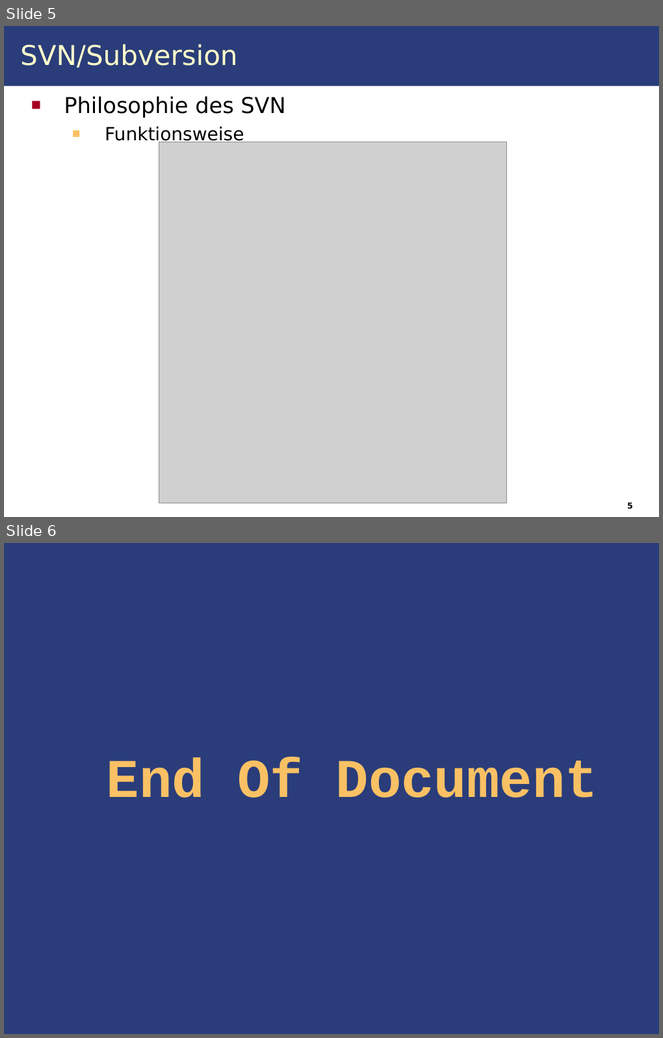
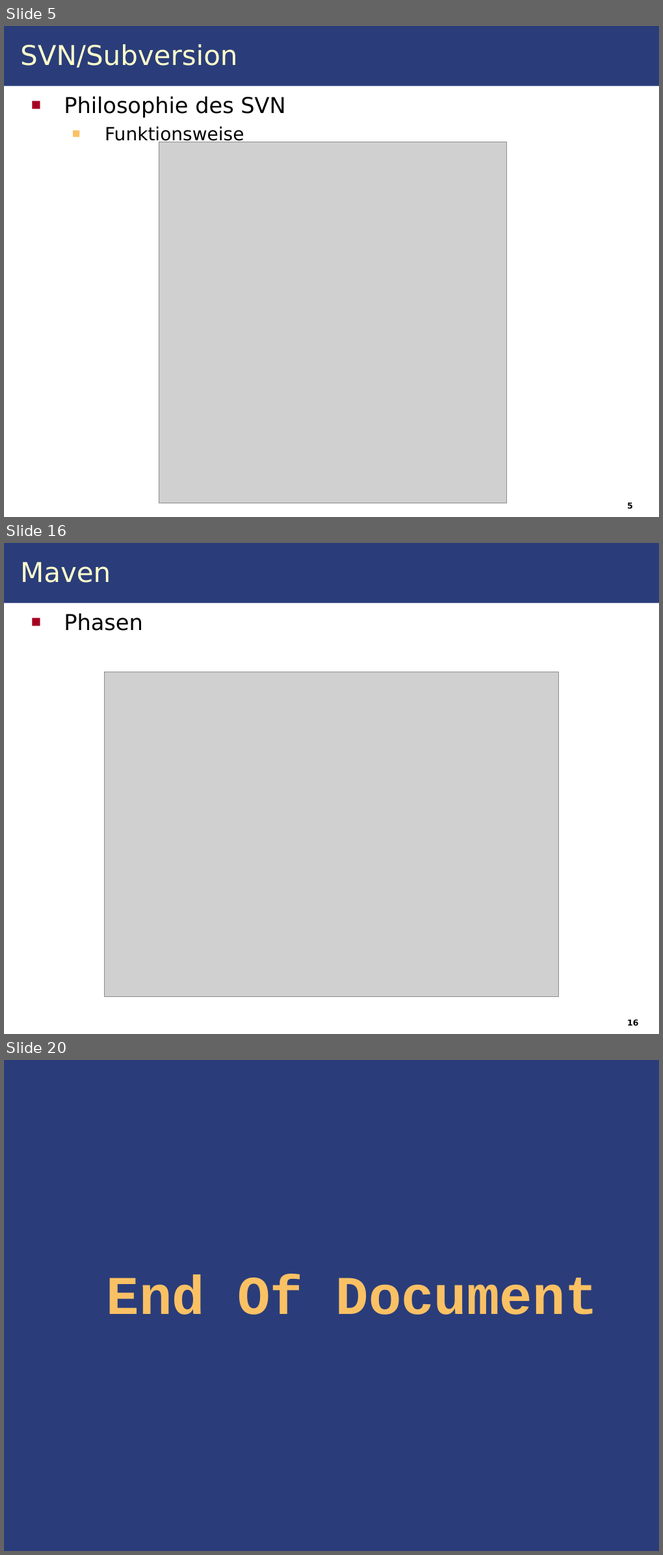
Before and after one commit to IAAS/decidr, a slide deck: seminars/at/Seminar.odp. Shown one above the other, each under a label of ours: slides 5 and 6 before the commit, slides 5, 16 and 20 after it; the slides between them are not shown. The pictures are 663x1038 and 663x1555 pixels, drawn with LibreOffice and Linux fonts; fonts in the diff are those of the drawing; grey boxes stand for pictures. Boxes give left, top, right and bottom in pixels: in the first picture for what was removed or moved away, otherwise in the second. Text is boxed around its words. In the diff, an @@ line names an element or a change of style, - is before the commit and + after.

```diff
--- a/seminars/at/Seminar.odp
+++ b/seminars/at/Seminar.odp
@@ slide 16 added at bbox=[4, 543, 659, 1034], background #FFFFFF; not listed: 1 template element that a slide beside it also shows @@
@@ title added at bbox=[20, 562, 111, 583], 30 pt, text #FFFFCC @@
+Maven
@@ text added at bbox=[64, 613, 143, 631], 24 pt, text #000000 @@
+■ Phasen
@@ picture added at bbox=[105, 672, 559, 997] @@
@@ page number added at bbox=[627, 1019, 639, 1026], 9 pt, text #000000, bold @@
+16
@@ what was slide 6 is now slide 20 @@
```
Also in this commit, not shown: 1 slide changed, 13 other slides added, 9 other files.
